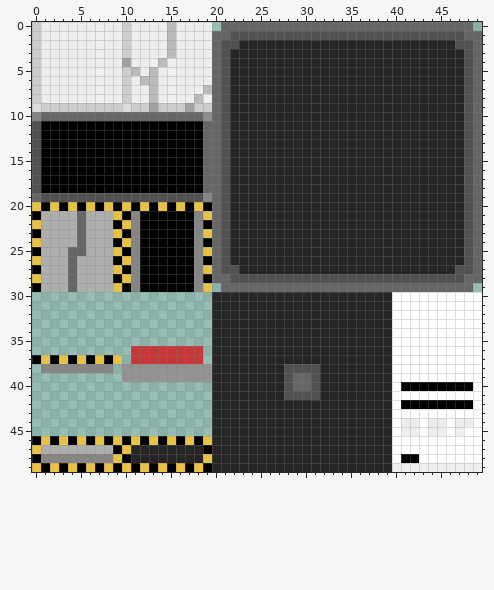
A pixel-art file gets an edit: assets/TileSpriteSheet.ase. Above, as it was before the edit.
50x50 pixels, 1 frame. Colours within 5 levels of each other are drawn and written as one.
The same view after the edit:
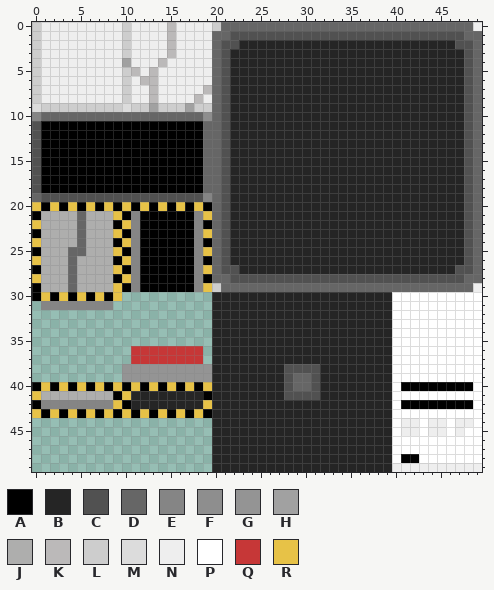
Palette (. is transparent): A #000000  B #252525  C #515151  D #666666  E #858585  F #8e8e8e  G #949494  H #a1a1a1  J #aeaead  K #bbb9b9  L #cdcdcd  M #dcdcdc  N #eeeeee  P #ffffff  Q #c63737  R #e7c247
Edits made:
{"where": "layers \"GateClosed\", \"GateOpen\", \"Platform\""}
{"y":0,"x":20,"old":".","new":"L"}
{"y":0,"x":49,"old":".","new":"N"}
{"y":29,"x":20,"old":".","new":"L"}
{"y":29,"x":49,"old":".","new":"N"}
{"y":30,"x":0,"old":"..........","new":"ARARARARAR"}
{"y":31,"x":1,"old":"........","new":"EEEEEEEE"}
{"y":37,"x":0,"old":"ARARARARAR","new":".........."}
{"y":38,"x":1,"old":"EEEEEEEE","new":"........"}
{"y":40,"x":0,"old":"....................","new":"ARARARARARARARARARAR"}
{"y":41,"x":0,"old":"....................","new":"RJJJJJJJJARBBBBBBBBA"}
{"y":42,"x":0,"old":"....................","new":"AEEEEEEEERABBBBBBBBR"}
{"y":43,"x":0,"old":"....................","new":"RARARARARARARARARARA"}
{"y":46,"x":0,"old":"ARARARARARARARARARAR","new":"...................."}
{"y":47,"x":0,"old":"RJJJJJJJJARBBBBBBBBA","new":"...................."}
{"y":48,"x":0,"old":"AEEEEEEEERABBBBBBBBR","new":"...................."}
{"y":49,"x":0,"old":"RARARARARARARARARARA","new":"...................."}
{"label":"added","picture_box":[212,22,221,31]}
{"label":"added","picture_box":[473,22,482,31]}
{"label":"added","picture_box":[212,283,221,292]}
{"label":"added","picture_box":[473,283,482,292]}
{"label":"added","picture_box":[32,292,122,310]}
{"label":"changed","picture_box":[32,355,212,472]}
